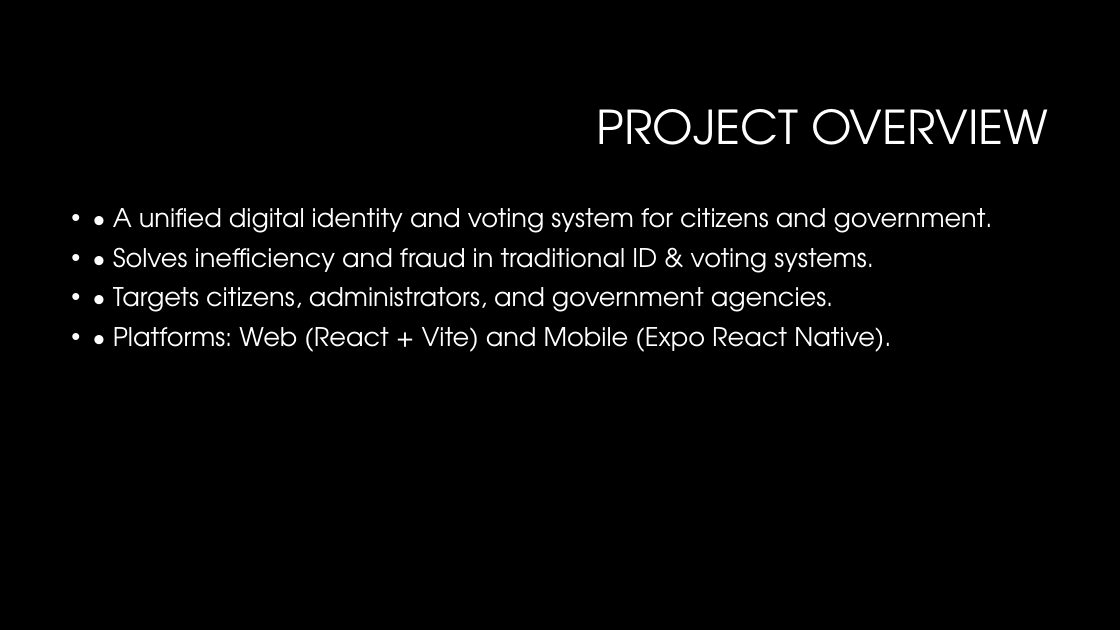
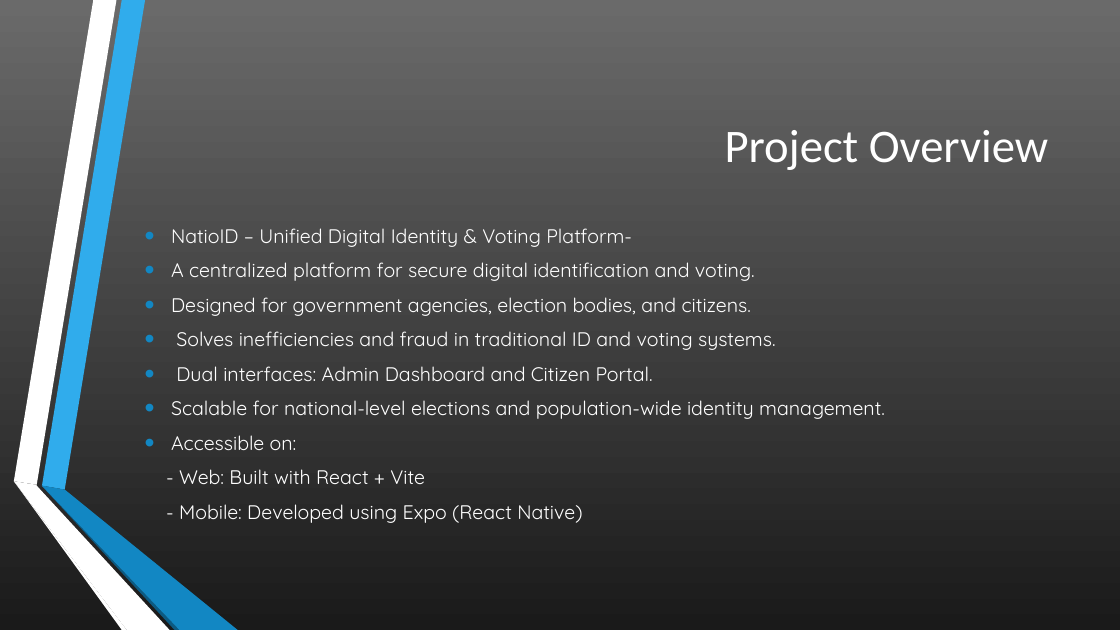
Before and after one commit to Ainfiniti01/NatioID, a slide deck: slide 2 of NatioID – National Digital Identity & Voting Platform.pptx. Drawn at 1120x630 pixels with LibreOffice and Linux fonts; fonts in the diff are those of the drawing; background and template pictures are left out. Boxes give left, top, right and bottom in pixels: in the first picture for what was removed or moved away, otherwise in the second. Text is boxed around its words. In the diff, an @@ line names an element or a change of style, - is before the commit and + after.

```diff
--- a/NatioID – National Digital Identity & Voting Platform.pptx
+++ b/NatioID – National Digital Identity & Voting Platform.pptx
@@ background #000000 to gradient #6B6B6B to #1B1B1B @@
@@ title at box(725, 130, 1048, 170): text changed; font TeX Gyre Adventor to Calibri @@
-PROJECT OVERVIEW
+Project Overview
@@ text "NatioID – Unified Digital Identity ..." at box(171, 262, 885, 523): vertical alignment top to middle @@
@@ text at box(171, 262, 885, 523): text changed; size 22 to 16.8 pt; font TeX Gyre Adventor to Quicksand @@
-• • A unified digital identity and voting system for citizens and government.
-• • Solves inefficiency and fraud in traditional ID & voting systems.
-• • Targets citizens, administrators, and government agencies.
-• • Platforms: Web (React + Vite) and Mobile (Expo React Native).
+• NatioID – Unified Digital Identity & Voting Platform-
+• A centralized platform for secure digital identification and voting.
+• Designed for government agencies, election bodies, and citizens.
+• Solves inefficiencies and fraud in traditional ID and voting systems.
+• Dual interfaces: Admin Dashboard and Citizen Portal.
+• Scalable for national-level elections and population-wide identity management.
+• Accessible on:
+- Web: Built with React + Vite
+- Mobile: Developed using Expo (React Native)
@@ group added at box(13, 0, 238, 630): 6 freeform shapes @@
```
Also in this commit, not shown: 12 other slides changed, 3 slides added, 4 other files.
